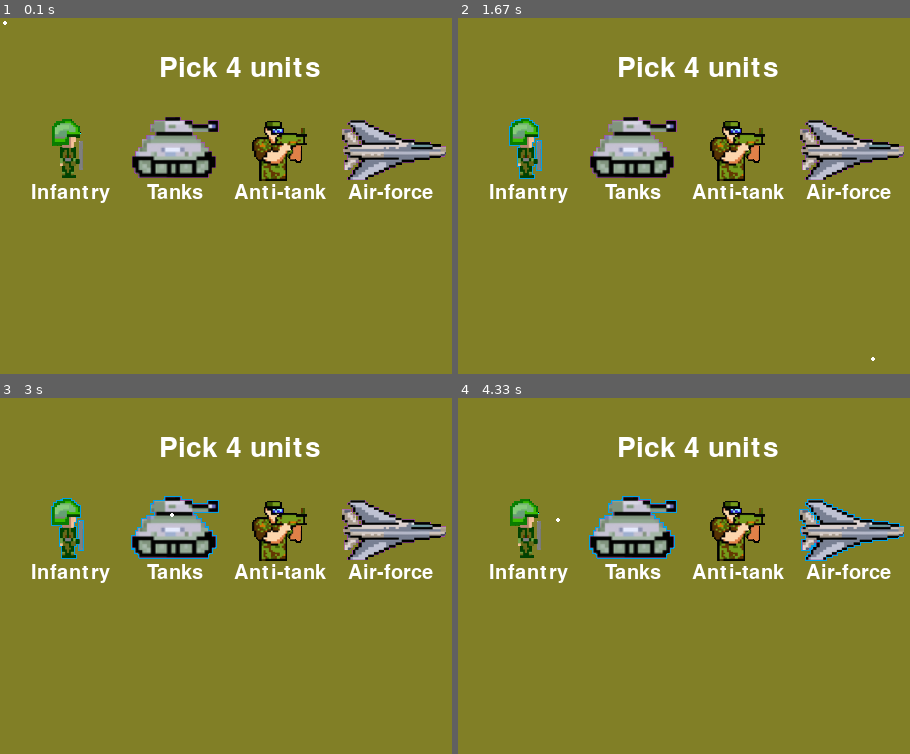
Above: before the commit, frames 1-4 (two rows, left to right).
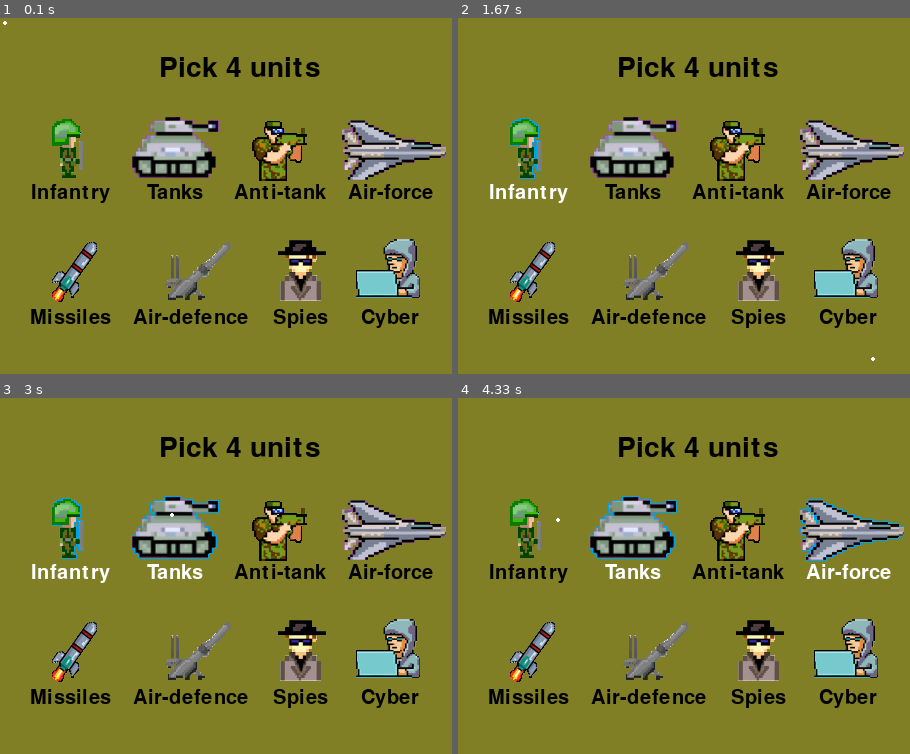
Above: after the commit, the same moments.

Repository: Saarbd42/War_game
Game: pygame game, started from main.py
The game is run twice, just before and just after one commit, with the same random seed, the same clock (stepped at 60 frames per second) and the same inputs.
Inputs (mouse positions are in pixels of both pictures, inside the frame that each line leads up to):
- Up to frame 1 (0.1 s): no input
- Up to frame 2 (1.67 s): click (525, 149) at 0.38 s; click (702, 242) at 0.72 s; click (548, 156) at 1.05 s; click (873, 359) at 1.38 s
- Up to frame 3 (3 s): click (248, 465) at 1.72 s; click (216, 700) at 2.05 s; click (226, 529) at 2.38 s; click (171, 515) at 2.72 s
- Up to frame 4 (4.33 s): click (516, 508) at 3.05 s; click (846, 586) at 3.38 s; click (797, 529) at 3.72 s; click (557, 519) at 4.05 s

The runs differ from the first frame. In frame 1, 8.0% of the frame differs, in the area x 6-96%, y 10-88%; in frame 2, 7.7%; in frame 3, 7.4%; in frame 4, 7.4%.

Commit message:
added all the buttons

Diff:
--- a/button.py
+++ b/button.py
@@ -21,6 +21,9 @@
 
         # clicked
         self.clicked = False
+
+        # unit
+        self.unit = unit
 
     def check_mouse_collision(self, mouse_x, mouse_y, user_clicked):
         self.check_if_user_clicked_button(mouse_x, mouse_y, user_clicked)
--- a/main.py
+++ b/main.py
@@ -16,6 +16,7 @@
 # Game loop
 running = True
 units_num = 0
+chosen_units = []
 while running:
 
     mouse_position = ucf.get_mouse_position()
@@ -32,6 +33,7 @@
     button_list = ucf.button_collision_test(button_list, mouse_position, did_user_click)
     if did_user_click:
         units_num = ucf.how_many_more_units_can_the_player_choose(button_list)
+        chosen_units = ucf.which_units_did_player_choose(button_list)
 
     # Draw everything
     ucf.draw_everything_in_unit_choice_stage(screen, button_list, mouse_position)
@@ -41,7 +43,7 @@
 
     if units_num == 4:
         running = False
-
+print(chosen_units)
 # Quit Pygame
 pygame.quit()
 sys.exit()
--- a/unit_choice_functions.py
+++ b/unit_choice_functions.py
@@ -5,6 +5,8 @@
 BLACK = (0, 0, 0)
 WHITE = (255, 255, 255)
 BROWN = (129, 127, 38)
+LIGHT_BLUE = (0, 162, 232)
+BLUE = (63, 72, 204)
 
 
 def get_button_list():
@@ -16,12 +18,23 @@
 
 
 def get_unit_buttons():
-    infantry_button = bt.Button([50, 100], ["sprites/infantry.png", "sprites/infantry_blue_mark.png"], "infantry")
-    tank_button = bt.Button([130, 98], ["sprites/tank.png", "sprites/tank_blue_mark.png"], "tanks")
-    atgm_button = bt.Button([250, 100], ["sprites/atgm.png", "sprites/atgm_blue_mark.png"], "tanks")
-    plane_button = bt.Button([340, 100], ["sprites/plane.png", "sprites/plane_blue_mark.png"], "tanks")
+    button_list = []
+    button_position_list = [[50, 100], [130, 98], [250, 100], [340, 100],
+                            [50, 220], [165, 220], [278, 220], [355, 220]]
+    button_sprite_name_list = ["infantry", "tank", "atgm", "plane",
+                               "missile", "air_defence", "spy", "cyber"]
+    button_unit_names_list = ["Infantry", "Tanks", "Anti-tank", "Air-force",
+                              "Missiles", "Air-defence", "Spies", "Cyber"]
+    for i in range(len(button_position_list)):
+        string = get_sprite_paths(button_sprite_name_list[i])
+        button_list.append(bt.Button(button_position_list[i], string, button_unit_names_list[i]))
+    return button_list
 
-    return [infantry_button, tank_button, atgm_button, plane_button]
+
+def get_sprite_paths(sprite_name):
+    string = ["sprites/" + str(sprite_name) + ".png",
+              "sprites/" + str(sprite_name) + "_blue_mark.png"]
+    return string
 
 
 def get_mouse_position():
@@ -35,6 +48,14 @@
     return button_list
 
 
+def which_units_did_player_choose(button_list):
+    unit_list = []
+    for button in button_list:
+        if button.clicked:
+            unit_list.append(str(button.unit))
+    return unit_list
+
+
 def how_many_more_units_can_the_player_choose(button_list):
     unit_num = 0
     for button in button_list:
@@ -46,7 +67,7 @@
 def draw_everything_in_unit_choice_stage(screen, button_list, mouse_location):
     screen.fill(BROWN)
     button_list.draw(screen)
-    draw_unit_choice_text(screen)
+    draw_unit_choice_text(screen, button_list)
     draw_mouse(screen, mouse_location)
 
 
@@ -55,25 +76,44 @@
     pygame.mouse.set_visible(False)
 
 
-def draw_unit_choice_text(screen):
+def draw_unit_choice_text(screen, button_list):
     draw_the_head_line(screen)
-    draw_button_names(screen)
+    chosen_unit_list = which_units_did_player_choose(button_list)
+    draw_button_names(screen, chosen_unit_list)
 
 
 def draw_the_head_line(screen):
-    # title_text, title_rect = imf.get_text_stats("You picked " + str(unit_num) + "/4 units", 42, WHITE, [300, 50])
-    title_text, title_rect = imf.get_text_stats("Pick 4 units", 42, WHITE, [240, 50])
+    title_text, title_rect = imf.get_text_stats("Pick 4 units", 42, BLACK, [240, 50])
     imf.draw_titles(screen, [title_text, title_rect])
 
 
-def draw_button_names(screen):
-    unit_names_list = ["Infantry", "Tanks", "Anti-tank", "Air-force"]
-    unit_location_list = [[70, 175], [175, 175], [280, 175], [390, 175]]
+def draw_button_names(screen, chosen_unit_list):
+    unit_names_list = ["Infantry", "Tanks", "Anti-tank", "Air-force",
+                       "Missiles", "Air-defence", "Spies", "Cyber"]
+    unit_location_list = [[70, 175], [175, 175], [280, 175], [390, 175],
+                          [70, 300], [190, 300], [300, 300], [390, 300]]
     for i in range(len(unit_names_list)):
-        title_text, title_rect = get_button_title_details(unit_names_list[i], unit_location_list[i])
+        title_text, title_rect = get_button_title_details(unit_names_list[i], unit_location_list[i], chosen_unit_list)
+        # if unit_names_list[i] in chosen_unit_list:
+        # title_text, title_rect = get_chosen_button_title_details(unit_names_list[i], unit_location_list[i])
+        # else:
+        # title_text, title_rect = get_normal_button_title_details(unit_names_list[i], unit_location_list[i])
         imf.draw_titles(screen, [title_text, title_rect])
 
 
-def get_button_title_details(text, location):
+def get_button_title_details(unit_name, unit_location, chosen_unit_list):
+    if unit_name in chosen_unit_list:
+        title_text, title_rect = get_chosen_button_title_details(unit_name, unit_location)
+    else:
+        title_text, title_rect = get_normal_button_title_details(unit_name, unit_location)
+    return title_text, title_rect
+
+
+def get_chosen_button_title_details(text, location):
     title_text, title_rect = imf.get_text_stats(text, 30, WHITE, location)
     return title_text, title_rect
+
+
+def get_normal_button_title_details(text, location):
+    title_text, title_rect = imf.get_text_stats(text, 30, BLACK, location)
+    return title_text, title_rect
Binary file added: sprites/air_defence.png
Binary file added: sprites/air_defence_blue_mark.png
Binary file added: sprites/cyber.png
Binary file added: sprites/cyber_blue_mark.png
Binary file added: sprites/missile.png
Binary file added: sprites/missile_blue_mark.png
Binary file added: sprites/spy.png
Binary file added: sprites/spy_blue_mark.png
Empty file added: unit_choice.py
